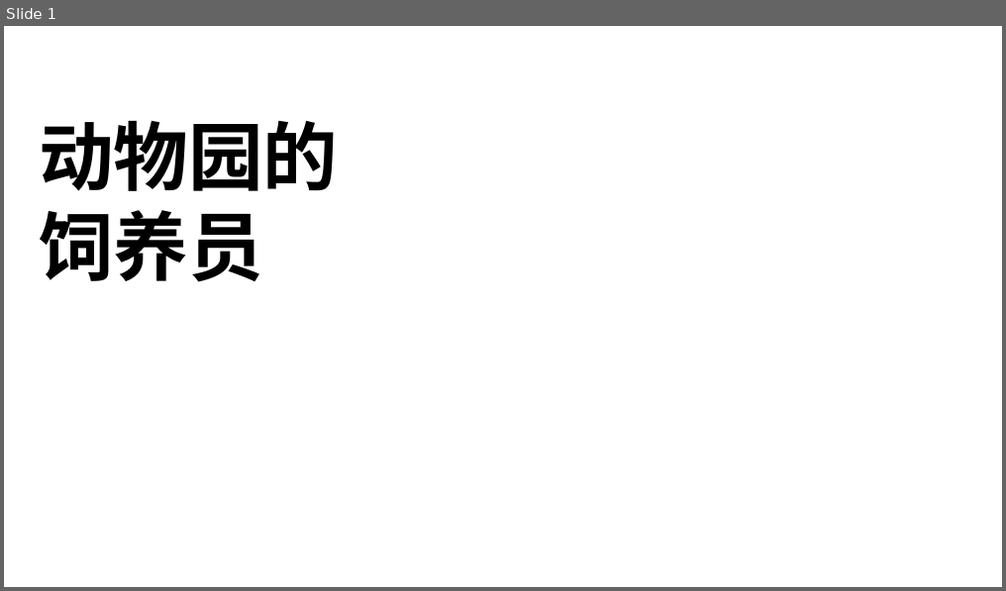
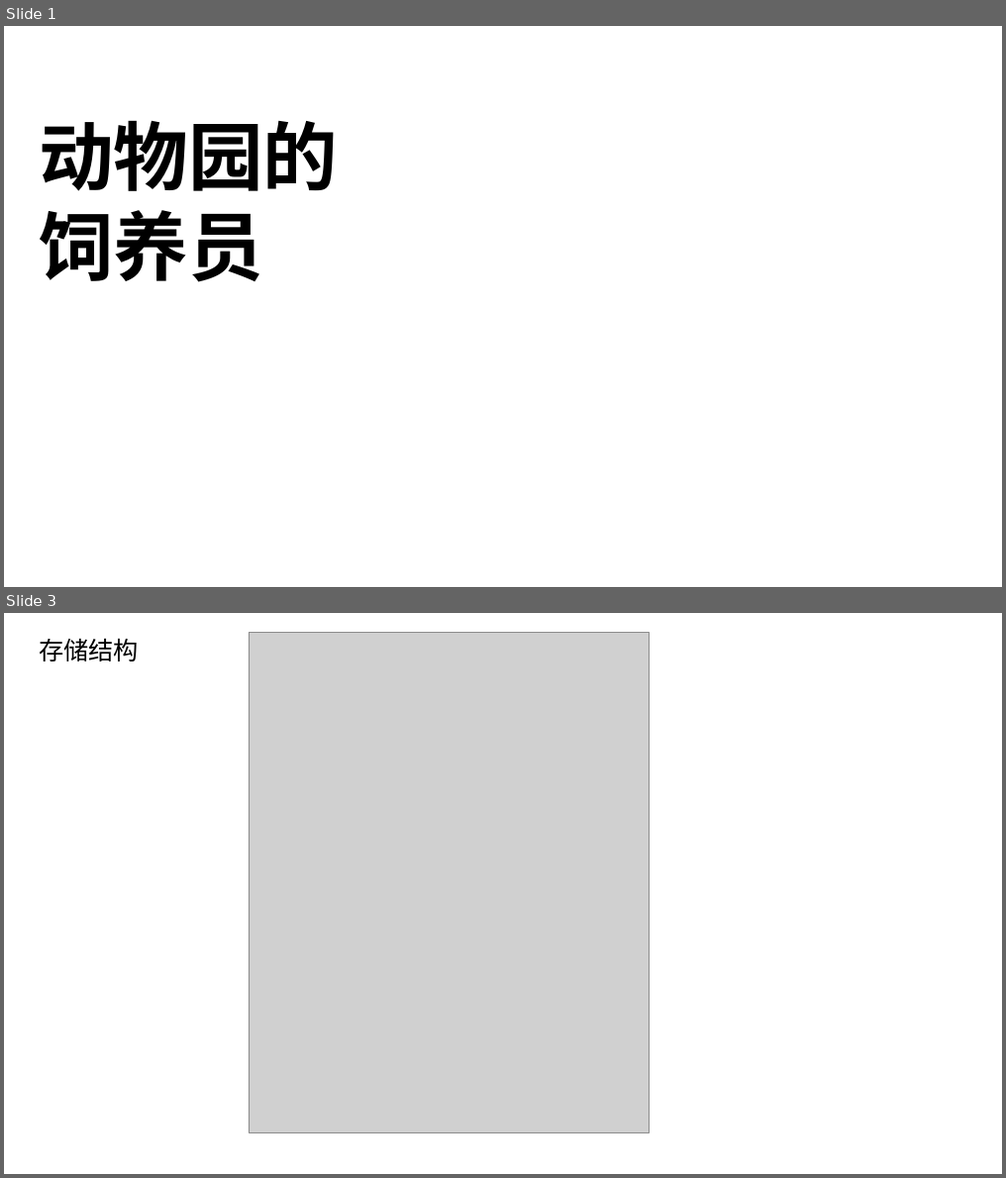
Before and after one commit to happyfucheng/JavaStudy, a slide deck: doc/zookeeper/zookeeper.pptx. Shown one above the other, each under a label of ours: slide 1 before the commit, slides 1 and 3 after it; the slides between them are not shown. The pictures are 1006x591 and 1006x1178 pixels, drawn with LibreOffice and Linux fonts; fonts in the diff are those of the drawing; grey boxes stand for pictures; background and template pictures are left out. Boxes give left, top, right and bottom in pixels: in the first picture for what was removed or moved away, otherwise in the second. Text is boxed around its words. In the diff, an @@ line names an element or a change of style, - is before the commit and + after.

```diff
--- a/doc/zookeeper/zookeeper.pptx
+++ b/doc/zookeeper/zookeeper.pptx
@@ slide 3 added at [4, 613, 1002, 1174], background picture (left out) @@
@@ text added at [39, 638, 139, 662], 24 pt, text #000000 @@
+存储结构
@@ picture added at [249, 633, 649, 1133] @@
```
Also in this commit, not shown: 6 slides changed, 5 other slides added, 3 slides removed, 46 other files.
